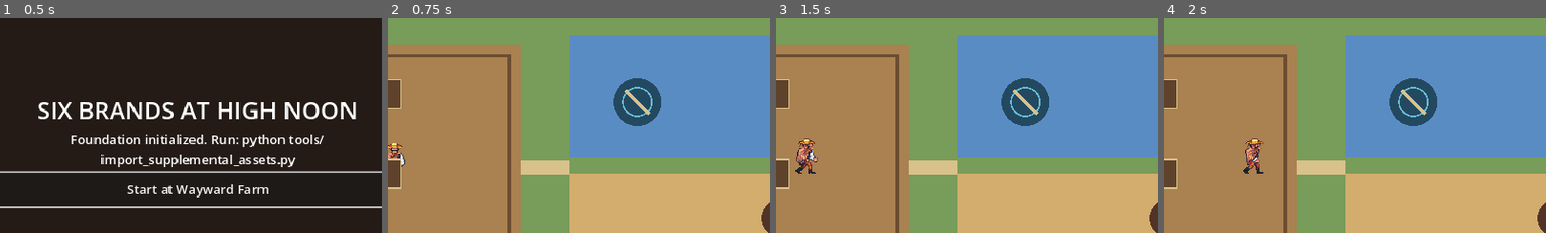
Above: before the commit, frames 1-4 (left to right).
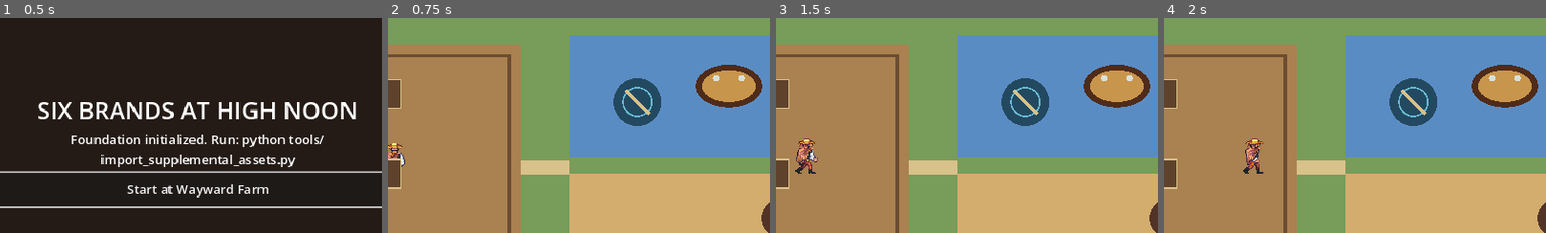
Above: after the commit, the same moments.

Repository: DocDamage/mahjongRPG
Game: Godot game, scene res://src/bootstrap/bootstrap.tscn
The game is run twice, just before and just after one commit, with the same random seed, the same clock (stepped at 60 frames per second) and the same inputs.
Inputs (mouse positions are % of the whole screen's width and height, from its top left):
- Up to frame 1 (0.5 s): no input
- Up to frame 2 (0.75 s): click "Start at Wayward Farm" at 0.5 s
- Up to frame 3 (1.5 s): tap Enter at 1.25 s; move the mouse to (72, 45) at 1.27 s; hold D (move_right) from 1.28 s (still down); hold E (interact) from 1.28 s (still down); click (72, 45) at 1.42 s
- Up to frame 4 (2 s): keep holding D (move_right); keep holding E (interact); tap Space at 1.52 s
The pictures show only the part of the screen within x 24-74%, y 19-69%; the shares and areas given below are measured in that part.

Frame 1 is identical in both runs. In frame 2, 2.7% of the frame differs, in the area x 80-98%, y 21-42%; in frame 3, 2.7%; in frame 4, 2.7%.

Commit message:
Add playable Trail Rules table at Wayward Farm

Diff:
--- /dev/null
+++ b/src/mahjong/presentation/mahjong_table.gd
@@ -0,0 +1,169 @@
+extends Control
+
+const BasicTrailAi = preload("res://src/mahjong/ai/basic_trail_ai.gd")
+const MatchFlow = preload("res://src/mahjong/domain/match_flow.gd")
+const TrailHandValidator = preload("res://src/mahjong/domain/trail_hand_validator.gd")
+const VisibleKnowledge = preload("res://src/mahjong/ai/visible_knowledge.gd")
+
+var flow
+var status_label: Label
+var action_box: HBoxContainer
+var tiles_box: HBoxContainer
+var result_label: Label
+var _ai_turn_pending := false
+
+
+func _ready() -> void:
+	set_anchors_and_offsets_preset(Control.PRESET_FULL_RECT)
+	mouse_filter = Control.MOUSE_FILTER_STOP
+	GameSession.request_pause(&"mahjong")
+	flow = MatchFlow.new(GameSession.seed + GameSession.day * 100 + GameSession.minute_of_day)
+	flow.start_match()
+	_build_ui()
+	_refresh()
+
+
+func _exit_tree() -> void:
+	GameSession.release_pause(&"mahjong")
+
+
+func _build_ui() -> void:
+	var background := ColorRect.new()
+	background.color = Color(0.08, 0.055, 0.035, 0.96)
+	background.set_anchors_and_offsets_preset(Control.PRESET_FULL_RECT)
+	add_child(background)
+	var panel := VBoxContainer.new()
+	panel.set_anchors_and_offsets_preset(Control.PRESET_CENTER)
+	panel.position = Vector2(-430, -220)
+	panel.size = Vector2(860, 440)
+	panel.add_theme_constant_override("separation", 12)
+	add_child(panel)
+	var title := Label.new()
+	title.text = "SIX BRANDS • TRAIL RULES"
+	title.horizontal_alignment = HORIZONTAL_ALIGNMENT_CENTER
+	title.add_theme_font_size_override("font_size", 28)
+	panel.add_child(title)
+	status_label = Label.new()
+	status_label.autowrap_mode = TextServer.AUTOWRAP_WORD_SMART
+	status_label.horizontal_alignment = HORIZONTAL_ALIGNMENT_CENTER
+	status_label.add_theme_font_size_override("font_size", 18)
+	panel.add_child(status_label)
+	result_label = Label.new()
+	result_label.horizontal_alignment = HORIZONTAL_ALIGNMENT_CENTER
+	result_label.add_theme_font_size_override("font_size", 18)
+	panel.add_child(result_label)
+	var divider := HSeparator.new()
+	panel.add_child(divider)
+	tiles_box = HBoxContainer.new()
+	tiles_box.alignment = BoxContainer.ALIGNMENT_CENTER
+	tiles_box.size_flags_vertical = Control.SIZE_EXPAND_FILL
+	panel.add_child(tiles_box)
+	action_box = HBoxContainer.new()
+	action_box.alignment = BoxContainer.ALIGNMENT_CENTER
+	action_box.add_theme_constant_override("separation", 16)
+	panel.add_child(action_box)
+	var help := Label.new()
+	help.text = "Your tiles are face-up. Select a tile to discard. The opponent only uses its hand and public discards."
+	help.horizontal_alignment = HORIZONTAL_ALIGNMENT_CENTER
+	help.autowrap_mode = TextServer.AUTOWRAP_WORD_SMART
+	panel.add_child(help)
+
+
+func _refresh() -> void:
+	_clear(action_box)
+	_clear(tiles_box)
+	status_label.text = "%s Hand  •  Renown: Doc %d — Opponent %d  •  Wall: %d\nOpponent has %d concealed tile(s), %d open group(s)." % [flow.hand_name().capitalize(), flow.renown[0], flow.renown[1], flow.wall.size(), flow.hands[1].size(), flow.open_groups[1].size()]
+	result_label.text = ""
+	if flow.phase == MatchFlow.Phase.MATCH_COMPLETE:
+		result_label.text = "Match complete. %s" % ("Doc wins!" if flow.match_winner == 0 else "Opponent wins." if flow.match_winner == 1 else "The match ends tied.")
+		_add_action("Return to farm", _close_match)
+		return
+	if flow.phase in [MatchFlow.Phase.COMPLETE, MatchFlow.Phase.EXHAUSTED]:
+		var last: Dictionary = flow.hand_results.back()
+		result_label.text = "%s: %s. Renown awarded: %d." % [flow.hand_name().capitalize(), "wall exhausted" if int(last["winner"]) < 0 else ("Doc won" if int(last["winner"]) == 0 else "Opponent won"), int(last["award"]["total"])]
+		_add_action("Continue match", _advance_match)
+		return
+	if flow.turn_player == 1:
+		result_label.text = "Opponent is considering only visible information…"
+		if not _ai_turn_pending:
+			_ai_turn_pending = true
+			call_deferred("_take_ai_turn")
+		return
+	if flow.phase == MatchFlow.Phase.DRAW:
+		result_label.text = "Your turn: draw, or declare High Noon if this is a waiting hand."
+		_add_action("Draw", _draw_player)
+		_add_action("Declare High Noon", _declare_high_noon)
+		return
+	result_label.text = "Your turn: choose one tile to discard."
+	for tile_index in flow.hands[0].size():
+		var tile: Variant = flow.hands[0][tile_index]
+		var button := Button.new()
+		button.text = _tile_label(tile)
+		button.tooltip_text = "Discard %s" % tile.key()
+		button.custom_minimum_size = Vector2(66, 86)
+		button.pressed.connect(_discard_player.bind(tile_index))
+		tiles_box.add_child(button)
+
+
+func _draw_player() -> void:
+	flow.draw()
+	_refresh()
+
+
+func _declare_high_noon() -> void:
+	if flow.declare_high_noon() != OK:
+		result_label.text = "High Noon is available only with a valid one-tile wait."
+		return
+	_refresh()
+
+
+func _discard_player(tile_index: int) -> void:
+	flow.discard_at(tile_index)
+	_refresh()
+
+
+func _take_ai_turn() -> void:
+	_ai_turn_pending = false
+	if flow.phase != MatchFlow.Phase.DRAW or flow.turn_player != 1:
+		_refresh()
+		return
+	flow.draw()
+	if flow.phase == MatchFlow.Phase.DISCARD:
+		if TrailHandValidator.is_winning_hand(flow.combined_hand(1)):
+			flow.declare_win()
+		else:
+			var knowledge := VisibleKnowledge.new()
+			for entry in flow.discard_river:
+				knowledge.observe_discard(int(entry["player"]), entry["tile"])
+			var decision: Dictionary = BasicTrailAi.new().choose_discard_index(flow.hands[1], knowledge)
+			flow.discard_at(int(decision.get("index", 0)))
+	_refresh()
+
+
+func _advance_match() -> void:
+	flow.advance_match()
+	_refresh()
+
+
+func _close_match() -> void:
+	GameSession.complete_mahjong_match()
+	queue_free()
+
+
+func _add_action(text_value: String, callback: Callable) -> void:
+	var button := Button.new()
+	button.text = text_value
+	button.custom_minimum_size = Vector2(150, 42)
+	button.pressed.connect(callback)
+	action_box.add_child(button)
+
+
+func _clear(node: Node) -> void:
+	for child in node.get_children():
+		child.queue_free()
+
+
+func _tile_label(tile) -> String:
+	var suit := String(tile.identity.suit).substr(0, 1).to_upper()
+	var rank := str(tile.identity.rank) if tile.identity.is_numbered() else String(tile.identity.suit).substr(0, 1).to_upper()
+	return "%s%s\n%s" % [rank, suit, String(tile.brand).substr(0, 1).to_upper()]
--- /dev/null
+++ b/src/mahjong/presentation/mahjong_table_interactable.gd
@@ -0,0 +1,34 @@
+extends "res://src/interaction/world_interactable.gd"
+
+const MahjongTable = preload("res://src/mahjong/presentation/mahjong_table.gd")
+
+signal feedback(message: String)
+
+
+func _ready() -> void:
+	interacted.connect(_on_interacted)
+	queue_redraw()
+
+
+func _draw() -> void:
+	_draw_table_ellipse(Vector2.ZERO, Vector2(42, 27), Color("4f2b19"))
+	_draw_table_ellipse(Vector2.ZERO, Vector2(34, 20), Color("c8954c"))
+	draw_circle(Vector2(-16, -10), 4.0, Color("d8e1db"))
+	draw_circle(Vector2(16, -10), 4.0, Color("d8e1db"))
+
+
+func _on_interacted(_actor: Node2D) -> void:
+	if get_tree().get_first_node_in_group(&"mahjong_table_overlay") != null:
+		return
+	var table = MahjongTable.new()
+	table.add_to_group(&"mahjong_table_overlay")
+	get_tree().root.add_child(table)
+	feedback.emit("Trail Rules match started. The match pauses the world.")
+
+
+func _draw_table_ellipse(center: Vector2, radius: Vector2, color: Color) -> void:
+	var points := PackedVector2Array()
+	for index in 24:
+		var angle := TAU * float(index) / 24.0
+		points.append(center + Vector2(cos(angle) * radius.x, sin(angle) * radius.y))
+	draw_colored_polygon(points, color)
--- a/src/world/wayward_farm.gd
+++ b/src/world/wayward_farm.gd
@@ -13,6 +13,7 @@
 	$Bonfire.feedback.connect(_show_message)
 	$FishingSpot.feedback.connect(_show_message)
 	$Horse.feedback.connect(_show_message)
+	$MahjongTable.feedback.connect(_show_message)
 	_update_status(GameSession.day, GameSession.minute_of_day)
 
 
--- a/src/world/wayward_farm.tscn
+++ b/src/world/wayward_farm.tscn
@@ -6,6 +6,7 @@
 [ext_resource type="Script" path="res://src/world/bonfire.gd" id="4_fire"]
 [ext_resource type="Script" path="res://src/fishing/fishing_spot.gd" id="5_fishing"]
 [ext_resource type="Script" path="res://src/horses/horse_actor.gd" id="6_horse"]
+[ext_resource type="Script" path="res://src/mahjong/presentation/mahjong_table_interactable.gd" id="7_mahjong"]
 
 [sub_resource type="CircleShape2D" id="CircleShape2D_plot"]
 radius = 26.0
@@ -18,6 +19,9 @@
 
 [sub_resource type="CircleShape2D" id="CircleShape2D_horse"]
 radius = 42.0
+
+[sub_resource type="CircleShape2D" id="CircleShape2D_mahjong"]
+radius = 48.0
 
 [node name="WaywardFarm" type="Node2D"]
 script = ExtResource("1_world")
@@ -103,6 +107,16 @@
 [node name="CollisionShape2D" type="CollisionShape2D" parent="Horse"]
 shape = SubResource("CircleShape2D_horse")
 
+[node name="MahjongTable" type="Area2D" parent="."]
+position = Vector2(660, 190)
+collision_layer = 2
+collision_mask = 0
+script = ExtResource("7_mahjong")
+prompt_text = "Play Trail Rules Mahjong"
+
+[node name="CollisionShape2D" type="CollisionShape2D" parent="MahjongTable"]
+shape = SubResource("CircleShape2D_mahjong")
+
 [node name="HUD" type="CanvasLayer" parent="."]
 
 [node name="Status" type="Label" parent="HUD"]
Not shown, added: src/mahjong/presentation/mahjong_table.gd.uid
Not shown, added: src/mahjong/presentation/mahjong_table_interactable.gd.uid
Not shown: 1 places in src/world/wayward_farm.tscn that only renumber resources
